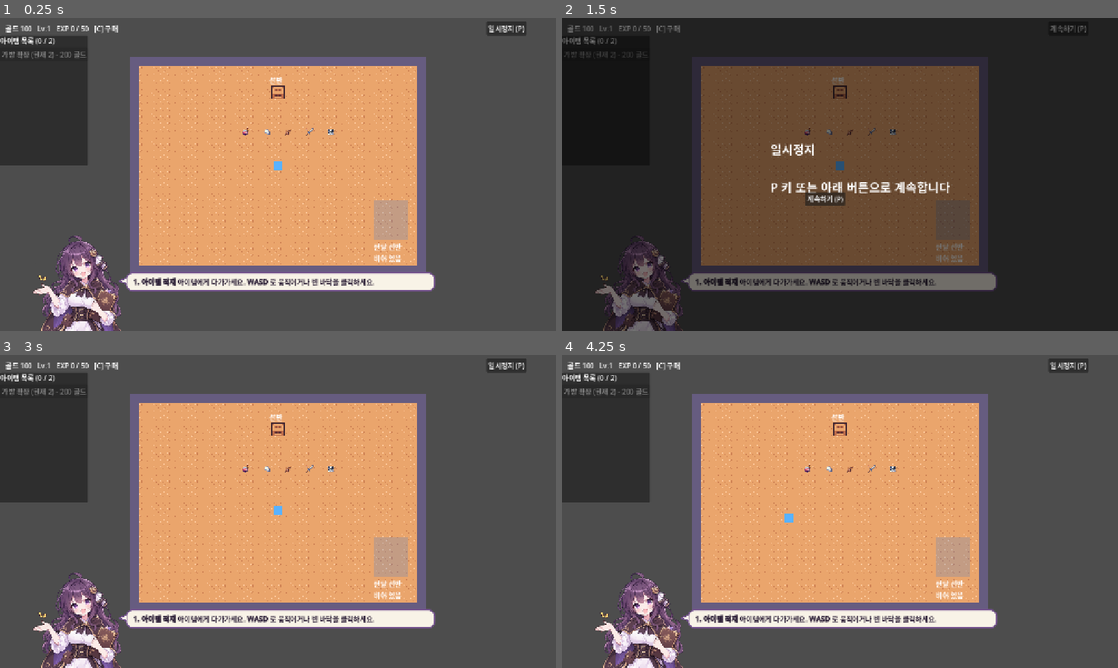
Above: before the commit, frames 1-4 (two rows, left to right).
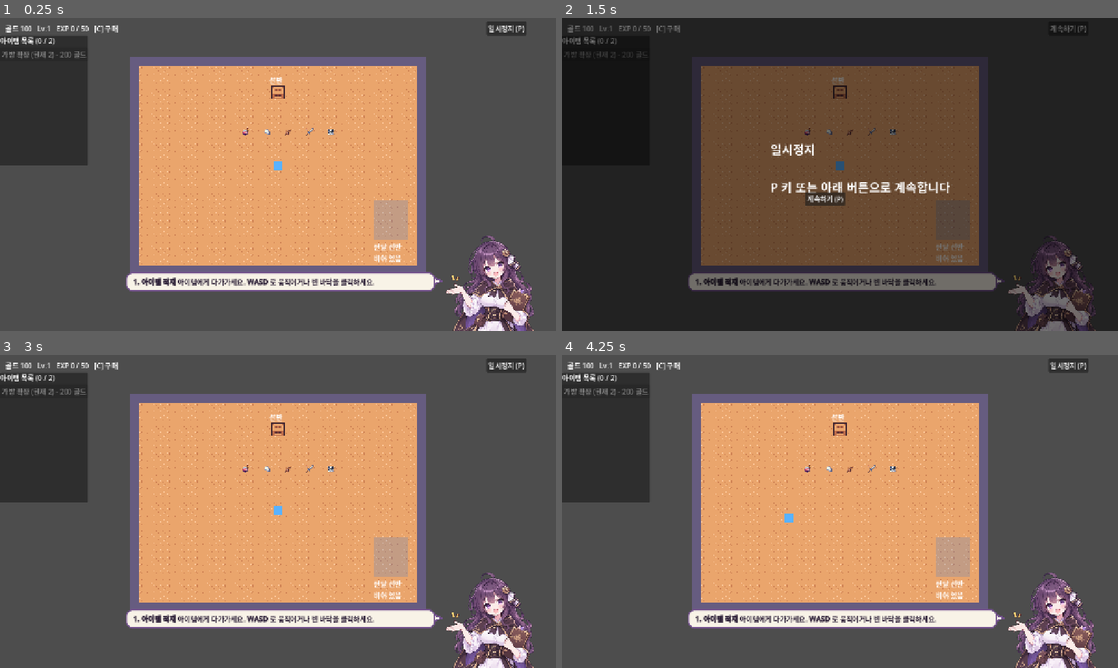
Above: after the commit, the same moments.

Repository: JaeyoungMyo/TheBetweenkeeper
Game: Godot game, scene res://scenes/storage/tutorial_storage.tscn
Same seed, same stepped clock (60 frames per second), same inputs: the game is played once before the commit and once after it. This scene is started directly instead of the project's main scene.
Inputs (mouse positions are in pixels of both pictures, inside the frame that each line leads up to):
- Up to frame 1 (0.25 s): no input
- Up to frame 2 (1.5 s): click "일시정지 (P)" at 0.5 s; click "계속하기 (P)" at 1.25 s
- Up to frame 3 (3 s): click "계속하기 (P)" at 2 s; tap Enter (shelf_take) at 2.75 s; drag from (278, 511) to (333, 442) at 2.77 s
- Up to frame 4 (4.25 s): tap Space at 3.5 s; drag from (728, 527) to (812, 574) at 3.52 s

The runs differ from the first frame. In frame 1, 5.1% of the frame differs, in the area x 6-96%, y 69-100%; in frame 2, 2.9%; in frame 3, 5.1%; in frame 4, 5.1%.

Commit message:
튜토리얼 안내 캐릭터를 말풍선 오른쪽으로 이동하고 꼬리 방향 변경
Co-Authored-By: Claude Haiku 5.5 <noreply@anthropic.com>
Claude-Session: https://claude.ai/code/session_0121nzt2UG16d76XWYTLiz1b

Diff:
--- a/scripts/storage/tutorial_storage.gd
+++ b/scripts/storage/tutorial_storage.gd
@@ -79,16 +79,20 @@
 	bubble.content_margin_top = 10
 	bubble.content_margin_bottom = 10
 	panel.add_theme_stylebox_override("panel", bubble)
-	# 꼬리는 말풍선 왼쪽 윗부분에 붙어 캐릭터 쪽을 가리킨다 (말풍선 local 좌표)
+	# 꼬리는 말풍선 오른쪽 윗부분에 붙어 캐릭터 쪽(오른쪽)을 가리킨다. 말풍선 크기가 바뀌면 따라 옮긴다
 	var tail := Polygon2D.new()
 	tail.name = "guide-bubble-tail"
 	tail.color = Color(0.45, 0.32, 0.55)
-	tail.polygon = PackedVector2Array([Vector2(0, 12), Vector2(-20, 20), Vector2(0, 28)])
 	panel.add_child(tail)
 	var tail_fill := Polygon2D.new()
 	tail_fill.color = Color(1.0, 0.98, 0.93)
-	tail_fill.polygon = PackedVector2Array([Vector2(2, 15), Vector2(-14, 20), Vector2(2, 25)])
 	panel.add_child(tail_fill)
+	var place_tail := func() -> void:
+		var w := panel.size.x
+		tail.polygon = PackedVector2Array([Vector2(w, 12), Vector2(w + 20, 20), Vector2(w, 28)])
+		tail_fill.polygon = PackedVector2Array([Vector2(w - 2, 15), Vector2(w + 14, 20), Vector2(w - 2, 25)])
+	panel.resized.connect(place_tail)
+	place_tail.call()
 	_guide.add_child(panel)
 	# 안내 캐릭터: 대화창 왼쪽에서 설명해 주는 느낌 (화면 밖으로 나가지 않도록 아래쪽에 맞춘다)
 	var guide_img := TextureRect.new()
@@ -96,7 +100,7 @@
 	guide_img.texture = load("res://art/guide/guide_character.png")
 	guide_img.expand_mode = TextureRect.EXPAND_IGNORE_SIZE
 	guide_img.stretch_mode = TextureRect.STRETCH_KEEP_ASPECT_CENTERED
-	guide_img.position = Vector2(60, 500)
+	guide_img.position = Vector2(1010, 500)
 	guide_img.size = Vector2(220, 221)
 	guide_img.mouse_filter = Control.MOUSE_FILTER_IGNORE
 	_guide.add_child(guide_img)
Not shown, changed: aidlc-docs/audit.md
